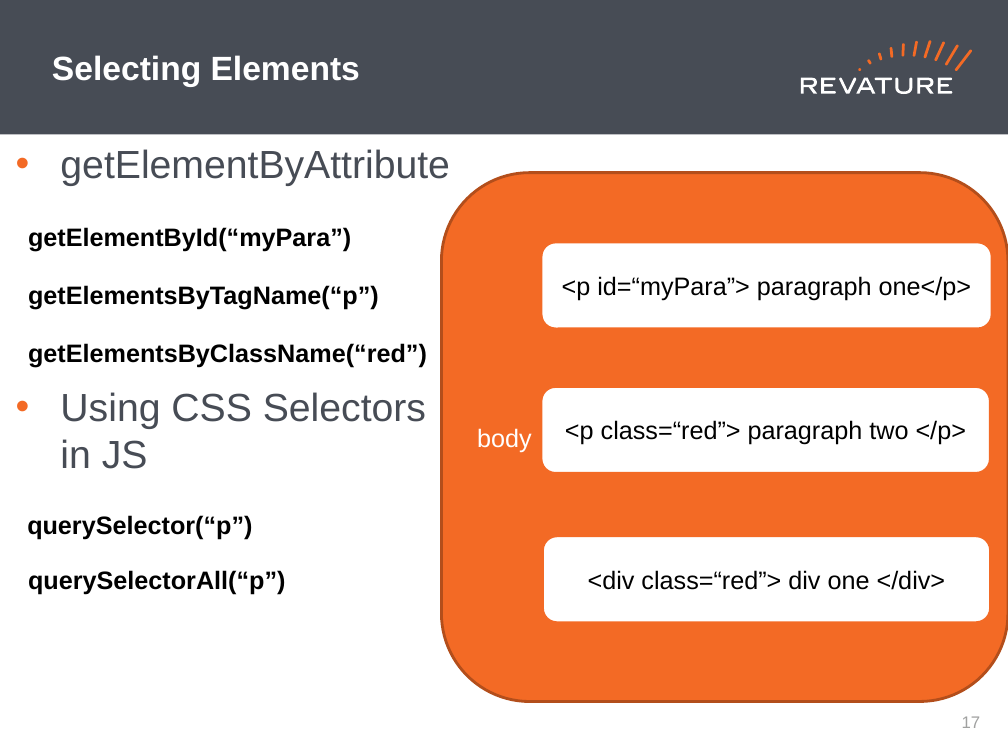
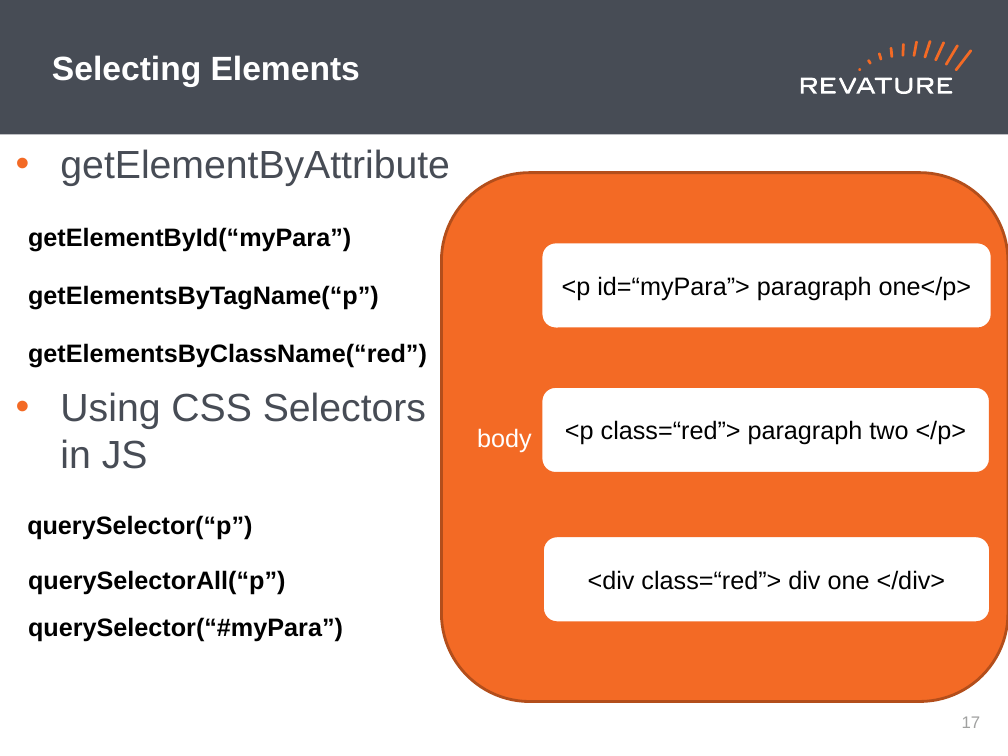
Before and after one commit to jhigherevature/spark-examples, a slide deck: slide 18 of revised-ppts/Day 8 PPT.pptx. Drawn at 1008x756 pixels with LibreOffice and Linux fonts; fonts in the diff are those of the drawing. Boxes give left, top, right and bottom in pixels: in the first picture for what was removed or moved away, otherwise in the second. Text is boxed around its words. In the diff, an @@ line names an element or a change of style, - is before the commit and + after.

```diff
--- a/revised-ppts/Day 8 PPT.pptx
+++ b/revised-ppts/Day 8 PPT.pptx
@@ text added at (x1=28, y1=617, x2=343, y2=642), 18 pt, text #000000, bold @@
+querySelector(“#myPara”)
```
Also in this commit, not shown: 22 other files.
